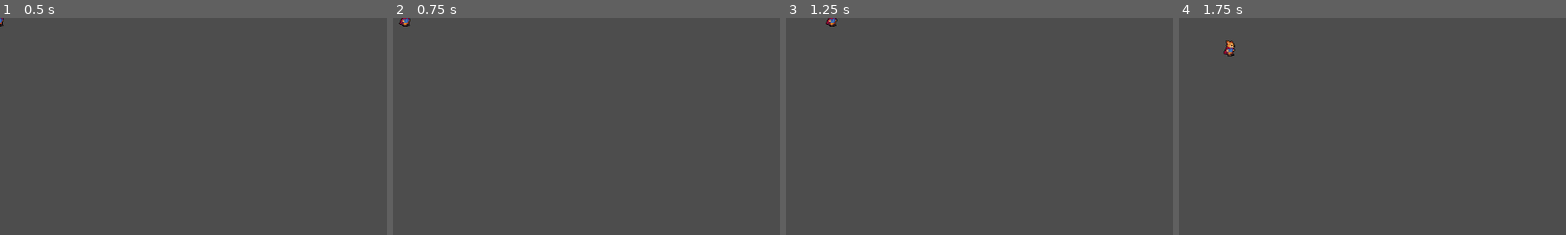
Above: before the commit, frames 1-4 (left to right).
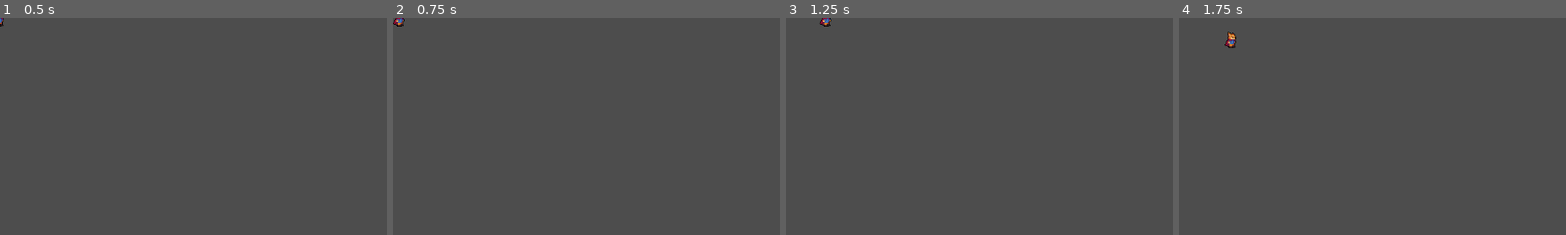
Above: after the commit, the same moments.

Repository: DMAlexander/godot-action-rpg
Game: Godot game, scene res://Player/Player.tscn
The game is run twice, just before and just after one commit, with the same random seed, the same clock (stepped at 60 frames per second) and the same inputs. The project has no main scene, so this scene is started directly.
Inputs:
- Up to frame 1 (0.5 s): no input
- Up to frame 2 (0.75 s): tap Enter at 0.5 s; hold Right (ui_right) from 0.53 s (still down)
- Up to frame 3 (1.25 s): keep holding Right (ui_right)
- Up to frame 4 (1.75 s): release Right (ui_right) at 1.28 s; hold Down (ui_down) from 1.28 s (still down)
The pictures show only the part of the screen within x 0-50%, y 0-50%; the shares and areas given below are measured in that part.

Frame 1 is identical in both runs. In frame 2, 0.2% of the frame differs, in the area x 0-5%, y 0-5%; in frame 3, 0.2%; in frame 4, 0.3%, in the area x 11-15%, y 6-18%.

Commit message:
Collisions + move_and_slide

Diff:
--- a/Player/Player.tscn
+++ b/Player/Player.tscn
@@ -1,14 +1,20 @@
-[gd_scene load_steps=3 format=3 uid="uid://cps2uvpja6xto"]
+[gd_scene load_steps=4 format=3 uid="uid://cps2uvpja6xto"]
 
 [ext_resource type="Script" path="res://Player/player.gd" id="1_dviho"]
 [ext_resource type="Texture2D" uid="uid://cqco6ap4tjlro" path="res://Player/Player.png" id="2_bf052"]
 
-[node name="Player" type="CharacterBody2D" node_paths=PackedStringArray("character_body_2d")]
+[sub_resource type="CapsuleShape2D" id="CapsuleShape2D_qteft"]
+radius = 4.0
+height = 12.0
+
+[node name="Player" type="CharacterBody2D"]
 script = ExtResource("1_dviho")
-character_body_2d = NodePath(".")
 
 [node name="Sprite2D" type="Sprite2D" parent="."]
 texture = ExtResource("2_bf052")
 hframes = 60
 
 [node name="CollisionShape2D" type="CollisionShape2D" parent="."]
+position = Vector2(0, 9)
+rotation = 1.5708
+shape = SubResource("CapsuleShape2D_qteft")
--- a/Player/player.gd
+++ b/Player/player.gd
@@ -1,11 +1,8 @@
 extends CharacterBody2D
 
-@export var character_body_2d: CharacterBody2D
-@export var speed: int = 1000
-
-const ACCELERATION = 100
+const ACCELERATION = 500
 const MAX_SPEED: int = 100
-const FRICTION = 10
+const FRICTION = 500
 
 var player: CharacterBody2D
 var max_speed: int = 100
@@ -18,12 +15,13 @@
 	input_vector = input_vector.normalized()
 
 	if input_vector != Vector2.ZERO:
-		velocity += input_vector * ACCELERATION * delta
-		velocity = velocity.limit_length(MAX_SPEED * delta)
+		velocity = velocity.move_toward(input_vector * MAX_SPEED, ACCELERATION * delta)
+		#velocity += input_vector * ACCELERATION * delta
+		#velocity = velocity.limit_length(MAX_SPEED)
 	else:
 		velocity = velocity.move_toward(Vector2.ZERO, FRICTION * delta)
 
-	move_and_collide(velocity)
+	move_and_collide(velocity * delta)
 
 
 #
